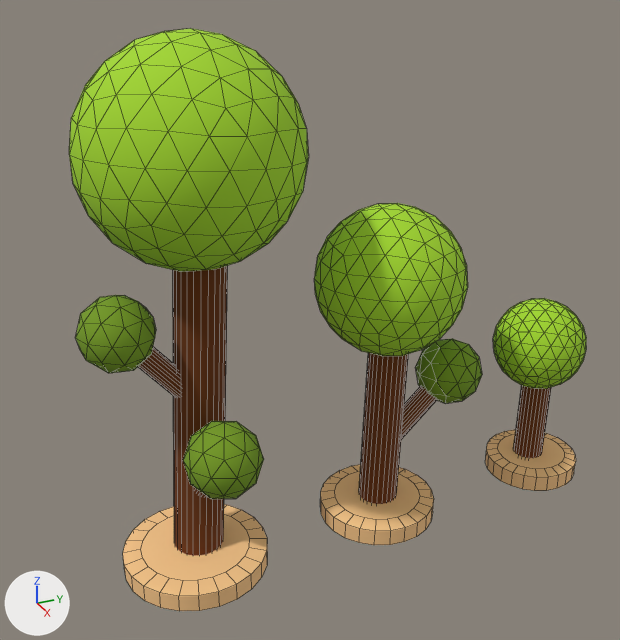
What one commit did to the FBX model Assets/Art/Meshes/Environment/Trees/LowPoly/Tree_Simple_Ek_LowPoly.fbx.
Before and after are seen from a camera (50 mm lens) standing at (13.18, -7.49, 11.32) and looking at (-0.46, -1.35, 4.5). The lights are fixed; the arrows at lower left show +X, +Y and +Z. Mesh edges are drawn as thin lines. Where no turn or scale is listed for an object, it has been applied to the vertices.

Names of what the first picture shows: 'Oak_Large', 'Oak_Medium', 'Oak_Small'.
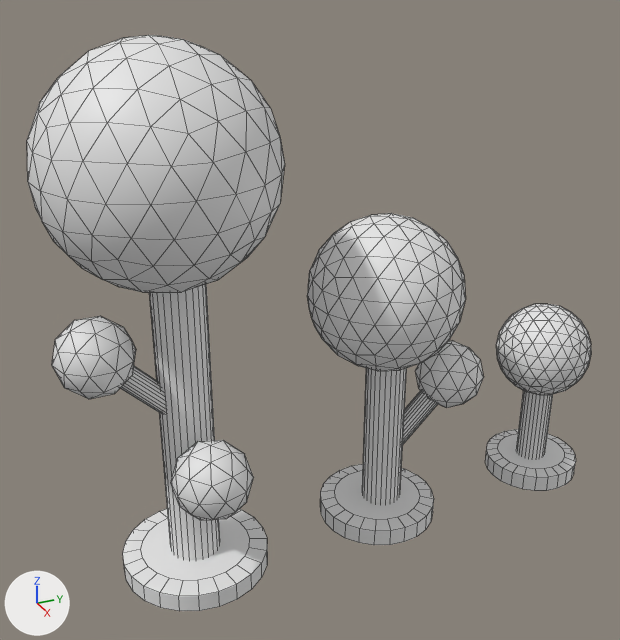
Location of each change, [x1, y1, x2, y2] in pixels of the pictures (620 x 640 px; the box of a moved part takes in the faces that stretch with it):
'Oak_Large', reshaped, recoloured (beige to white, 7% wider): before [69, 28, 309, 611]; after [27, 35, 285, 611]
'Oak_Medium', reshaped, recoloured (brown to white): before [314, 203, 482, 545]; after [307, 213, 484, 545]
'Oak_Small', reshaped, recoloured (brown to white): before [485, 298, 586, 491]; after [485, 304, 591, 491]
part 1 of me_cylinder_010, moved or reshaped: before [514, 386, 551, 458]; after [517, 390, 553, 458]
part 2 of me_cylinder_010, moved or reshaped: before [493, 298, 586, 389]; after [496, 304, 591, 395]
part 3 of me_cylinder_010, recoloured (brown to white): [485, 430, 576, 491] in both
part 4 of me_cylinder_005, moved or reshaped: before [69, 28, 309, 272]; after [27, 35, 285, 293]
part 5 of me_cylinder_005, moved or reshaped: before [173, 265, 228, 556]; after [149, 284, 220, 560]
part 6 of me_cylinder_005, moved or reshaped: before [138, 347, 181, 397]; after [121, 366, 166, 414]
part 7 of me_cylinder_005, moved or reshaped: before [75, 295, 156, 373]; after [52, 316, 136, 399]
part 8 of me_cylinder_005, moved or reshaped: before [183, 421, 264, 499]; after [171, 440, 254, 520]
part 9 of me_cylinder_005, moved or reshaped (not visible afterwards): before [195, 488, 207, 498]
part 10 of me_cylinder_005, recoloured (beige to white): [123, 509, 267, 611] in both
part 11 of me_cylinder_009, moved or reshaped: before [359, 353, 408, 504]; after [362, 368, 407, 504]
part 12 of me_cylinder_009, moved or reshaped: before [401, 386, 437, 439]; after [403, 391, 438, 444]
part 13 of me_cylinder_009, moved or reshaped: before [314, 203, 468, 356]; after [307, 213, 466, 371]
part 14 of me_cylinder_009, moved or reshaped: before [415, 339, 482, 404]; after [415, 341, 484, 408]
part 15 of me_cylinder_009, recoloured (brown to white): [320, 464, 434, 545] in both

What changed in the scene script:
```text
Add mat_gradientmat:
    mat_gradientmat = principled_material('GradientMat')
    mat_gradientmat.base_color = (0.8, 0.8, 0.8)  # white #e7e7e7
Change me_cylinder_009:
    where me_cylinder_009.from_pydata(...)  # 372 vertices, 502 faces; spans x -1.92..1.2, y -1.2..2.44, z -0.2..6.34
    remove me_cylinder_009.materials.append(mat_ljus_grön)  # green #a2d729
    remove me_cylinder_009.materials.append(mat_brun)  # brown #663000
    remove me_cylinder_009.materials.append(mat_mrökgrön)  # green #759b1c
    me_cylinder_009 part 11: the loose piece of 48 vertices spanning x -0.72..0.38, y -0.38..0.73, z 0.04..3.71 is multiplied about its middle by the matrix ((0.996, 0.004, 0.087), (0.004, 0.996, -0.087), (-0.087, 0.087, 0.992)), then moved by (0.18, -0.08, -0.05)
    me_cylinder_009 part 12: the loose piece of 48 vertices spanning x -0.44..0.1, y 0.1..1.68, z 1.22..2.63 is multiplied about its middle by the matrix ((0.996, 0.004, 0.087), (0.004, 0.996, -0.087), (-0.087, 0.087, 0.992)), then moved by (0.19, -0.09, 0.01)
    me_cylinder_009 part 13: the loose piece of 162 vertices spanning x -1.92..1.06, y -1.14..1.85, z 3.36..6.34 is multiplied about its middle by the matrix ((0.996, 0.004, 0.087), (0.004, 0.996, -0.087), (-0.087, 0.087, 0.992)), then moved by (0.44, -0.34, -0.04)
    me_cylinder_009 part 14: the loose piece of 42 vertices spanning x -0.9..0.43, y 1.05..2.44, z 1.95..3.33 is multiplied about its middle by the matrix ((0.996, 0.004, 0.087), (0.004, 0.996, -0.087), (-0.087, 0.087, 0.992)), then moved by (0.26, -0.16, 0.08)
    me_cylinder_009 part 15: all 50 faces that had it switch from mat_trä_001 (beige #f9c78a) to mat_gradientmat (white #e7e7e7)
Change me_cylinder_005:
    where me_cylinder_005.from_pydata(...)  # 462 vertices, 608 faces; spans x -2.75..1.78, y -1.71..2.57, z -0.2..9.64
    remove me_cylinder_005.materials.append(mat_ljus_grön)  # green #a2d729
    remove me_cylinder_005.materials.append(mat_brun)  # brown #663000
    remove me_cylinder_005.materials.append(mat_mrökgrön)  # green #759b1c
    remove me_cylinder_005.materials.append(mat_mrökgrön_003)  # green #759b1c
    remove me_cylinder_005.materials.append(mat_brun_008)  # brown #663000
    me_cylinder_005 part 4: the loose piece of 162 vertices spanning x -2.75..1.24, y -1.42..2.57, z 5.67..9.64 is multiplied about its middle by the matrix ((0.996, 0.004, 0.087), (0.004, 0.996, -0.087), (-0.087, 0.087, 0.992)), then moved by (0.76, -0.76, 0.01)
    me_cylinder_005 part 5: the loose piece of 48 vertices spanning x -1.09..0.4, y -0.41..1.09, z -0.17..6.14 is multiplied about its middle by the matrix ((0.996, 0.004, 0.087), (0.004, 0.996, -0.087), (-0.087, 0.087, 0.992)), then moved by (0.35, -0.35, -0.01)
    me_cylinder_005 part 6: the loose piece of 48 vertices spanning x -0.7..-0.14, y -0.98..0.44, z 3.07..4.64 is multiplied about its middle by the matrix ((0.996, 0.004, 0.087), (0.004, 0.996, -0.087), (-0.087, 0.087, 0.992)), then moved by (0.42, -0.42, -0.06)
    me_cylinder_005 part 7: the loose piece of 42 vertices spanning x -1.16..0.17, y -1.71..-0.31, z 4.01..5.4 is multiplied about its middle by the matrix ((0.996, 0.004, 0.087), (0.004, 0.996, -0.087), (-0.087, 0.087, 0.992)), then moved by (0.49, -0.49, -0.12)
    me_cylinder_005 part 8: the loose piece of 42 vertices spanning x 0.38..1.78, y -0.35..0.98, z 2.02..3.41 is multiplied about its middle by the matrix ((0.996, 0.004, 0.087), (0.004, 0.996, -0.087), (-0.087, 0.087, 0.992)), then moved by (0.32, -0.32, -0.13)
    me_cylinder_005 part 9: the loose piece of 48 vertices spanning x -0.35..1.07, y -0.03..0.52, z 1.07..2.64 is multiplied about its middle by the matrix ((0.996, 0.004, 0.087), (0.004, 0.996, -0.087), (-0.087, 0.087, 0.992)), then moved by (0.25, -0.25, -0.07)
    me_cylinder_005 part 10: all 50 faces that had it switch from mat_trä_001 (beige #f9c78a) to mat_gradientmat (white #e7e7e7)
Change me_cylinder_010:
    where me_cylinder_010.from_pydata(...)  # 282 vertices, 396 faces; spans x -1.27..1.0, y -1.0..1.09, z -0.2..3.79
    remove me_cylinder_010.materials.append(mat_ljus_grön)  # green #a2d729
    remove me_cylinder_010.materials.append(mat_brun)  # brown #663000
    me_cylinder_010 part 1: the loose piece of 48 vertices spanning x -0.55..0.29, y -0.39..0.45, z -0.02..2.44 is multiplied about its middle by the matrix ((0.996, 0.004, 0.087), (0.004, 0.996, -0.087), (-0.087, 0.087, 0.992)), then moved by (0.13, -0.03, 0.0)
    me_cylinder_010 part 2: the loose piece of 162 vertices spanning x -1.27..0.73, y -0.9..1.09, z 1.8..3.79 is multiplied about its middle by the matrix ((0.996, 0.004, 0.087), (0.004, 0.996, -0.087), (-0.087, 0.087, 0.992)), then moved by (0.27, -0.1, 0.0)
    me_cylinder_010 part 3: all 50 faces that had it switch from mat_trä_001 (beige #f9c78a) to mat_gradientmat (white #e7e7e7)
```
